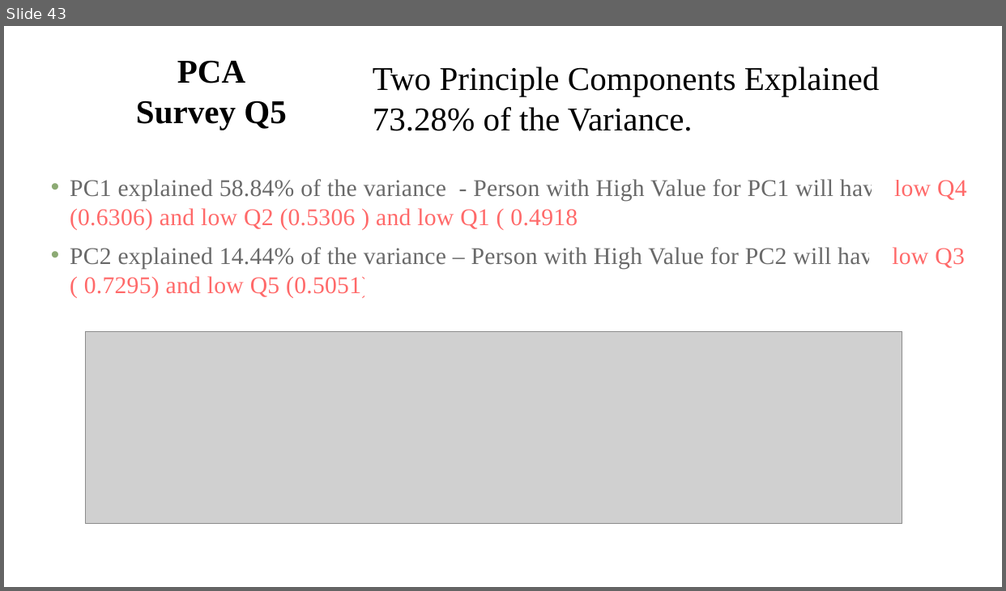
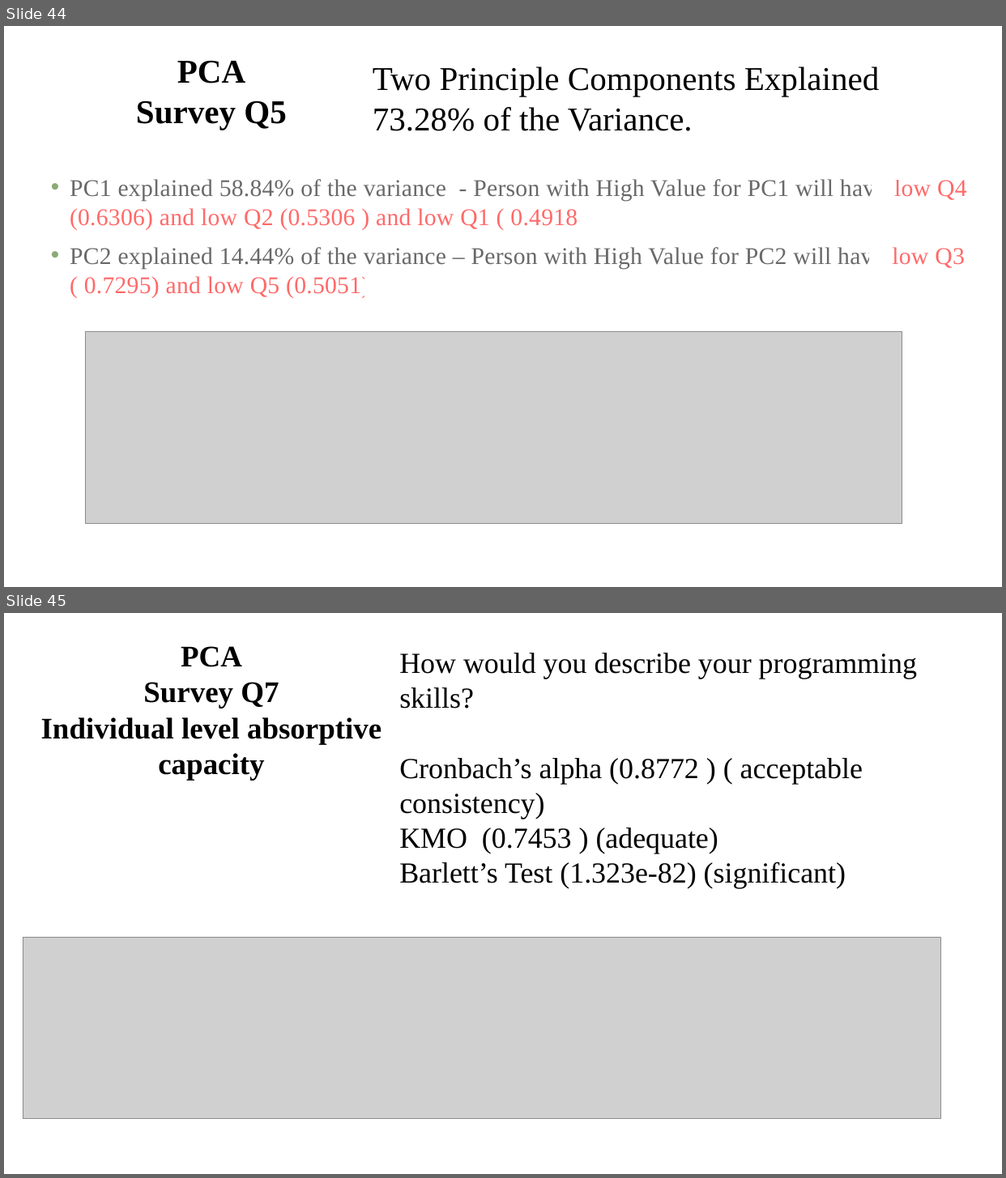
Before and after one commit to ironhacks/spring-2017-analysis, a slide deck: surveys/survey_analysis_and_pca_theory.pptx. Shown one above the other, each under a label of ours: slide 43 before the commit, slides 44 and 45 after it. The pictures are 1006x591 and 1006x1178 pixels, drawn with LibreOffice and Linux fonts; fonts in the diff are those of the drawing; grey boxes stand for pictures. Boxes give left, top, right and bottom in pixels: in the first picture for what was removed or moved away, otherwise in the second. Text is boxed around its words. In the diff, an @@ line names an element or a change of style, - is before the commit and + after.

Commit message:
survey question

```diff
--- a/surveys/survey_analysis_and_pca_theory.pptx
+++ b/surveys/survey_analysis_and_pca_theory.pptx
@@ slide 45 added at (4, 613, 1002, 1174), background #FFFFFF @@
@@ title added at (41, 646, 381, 781), 28.8 pt, text #000000, bold @@
+PCA
+Survey Q7
+Individual level absorptive capacity
@@ text added at (399, 653, 917, 889), 28 pt, text #000000 @@
+How would you describe your programming skills?
+Cronbach’s alpha (0.8772 ) ( acceptable consistency)
+KMO (0.7453 ) (adequate)
+Barlett’s Test (1.323e-82) (significant)
@@ picture added at (23, 938, 940, 1119) @@
@@ what was slide 43 is now slide 44 @@
```
Also in this commit, not shown: 2 other slides added, 4 other files.
